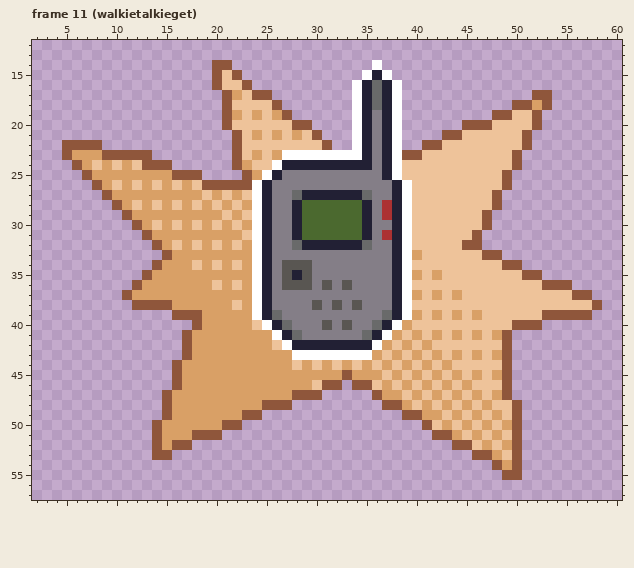
Two states of a pixel-art file, Assets/Assets/Items/itemget.aseprite. Above: the version before the commit.
64x64 pixels, 12 frames. Shown: frame 11 (walkietalkieget): x 2..60, y 12..57. The commit also changed other frames, which this record leaves out.
After the commit:
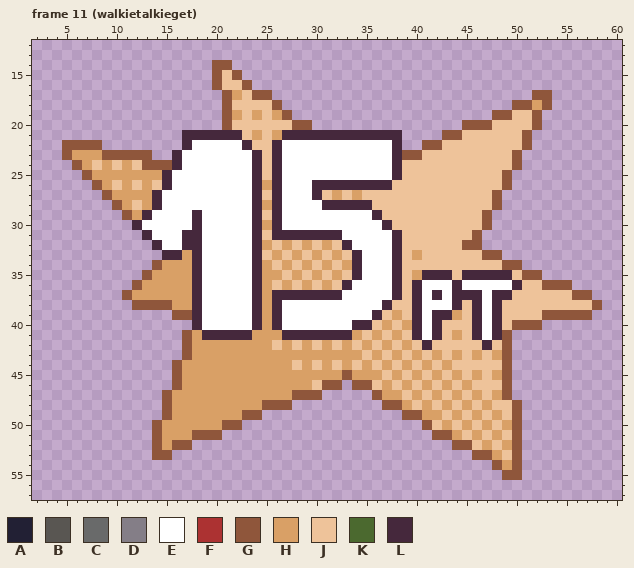
Palette (. is transparent): A #222034  B #595652  C #696a6a  D #847e87  E #ffffff  F #ac3232  G #8f563b  H #d9a066  J #eec39a  K #4b692f  L #45283c
The exact change:
--- frame 11 (walkietalkieget), layer "Layer 2"
@@ x 2..60 @@
 13 ...........................................................
-14 ..................GG..............E........................
-15 ..................GJG............EAE.......................
-16 ..................GJJG..........EACAE......................
-17 ...................GHJGG........EACAE.............GG.......
-18 ...................GJJJJG.......EACAE...........GGHG.......
-19 ...................GHJHJHG......EADAE.........GGJJG........
-20 ...................GJJJJJJGG....EADAE......GGGJJJJG........
-21 ....................GJHJHJHJG...EADAE....GGJJJJJJG.........
-22 ...GGGG.............GJJJJJJJJG..EADAE..GGJJJJJJJJG.........
-23 ...GHHHGGGGG........GJHJHEEEEEEEEADAEGGJJJJJJJJJG..........
-24 ....GHJHJHJGGG......GHJJEAAAAAAAAADAEJJJJJJJJJJJG..........
-25 .....GHHHHHHHHGGG....GHEADDDDDDDDDDAEJJJJJJJJJJG...........
-26 ......GHJHJHJHJHJGGGGGEADDDDDDDDDDDDAEJJJJJJJJJG...........
-27 .......GHHHHHHHHHJHJHJEADDCAAAAAACDDAEJJJJJJJJG............
-28 ........GHJHJHJHJHJHJHEADDAKKKKKKADFAEJJJJJJJJG............
-29 .........GHHHHHHHHHJHJEADDAKKKKKKADFAEJJJJJJJG.............
-30 ..........GHJHJHJHJHJHEADDAKKKKKKADDAEJJJJJJJG.............
-31 ...........GHHHHHHHHHJEADDAKKKKKKADFAEJJJJJJG..............
-32 ............GHJHJHJHJHEADDCAAAAAACDDAEJJJJJGG..............
-33 .............GHHHHHHHHEADDDDDDDDDDDDAEHJJJJJJGG............
-34 ............GHHHJHJHJHEADBBBDDDDDDDDAEJJJJJJJJJGG..........
-35 ...........GHHHHHHHHHHEADBABDDDDDDDDAEHJHJJJJJJJJGG........
-36 ..........GHHHHHHHJHJHEADBBBDBDBDDDDAEJJJJJJJJJJJJJGGG.....
-37 .........GHHHHHHHHHHHHEADDDDDDDDDDDDAEHJHJHJJJJJJJJJJJGG...
-38 ..........GGGGHHHHHHJHEADDDDBDBDBDDDAEJJJJJJJJJJJJJJJJJJG..
-39 ..............GGGHHHHHEACDDDDDDDDDDCAEHJHJHJHJJJJJJGGGGG...
-40 ................GHHHHHJEACDDDBDBDDCAEHJJJJJJJJJJGGG........
-41 ...............GHHHHHHHHEACDDDDDDCAEHJHJHJHJHJHG...........
-42 ...............GHHHHHHHHJEAAAAAAAAEHJHJHJJJJJJJG...........
-43 ...............GHHHHHHHHHHEEEEEEEEHJHJHJHJHJHJHG...........
+14 ..................GG.......................................
+15 ..................GJG......................................
+16 ..................GJJG.....................................
+17 ...................GHJGG..........................GG.......
+18 ...................GJJJJG.......................GGHG.......
+19 ...................GHJHJHG....................GGJJG........
+20 ...................GJJJJJJGG...............GGGJJJJG........
+21 ...............LLLLLLJHJHLLLLLLLLLLLL....GGJJJJJJG.........
+22 ...GGGG........LEEEEELJJLEEEEEEEEEEEL..GGJJJJJJJJG.........
+23 ...GHHHGGGGG..LEEEEEEELJLEEEEEEEEEEELGGJJJJJJJJJG..........
+24 ....GHJHJHJGGGLEEEEEEELJLEEEEEEEEEEELJJJJJJJJJJJG..........
+25 .....GHHHHHHHLEEEEEEEELJLEEEEEEEEEEELJJJJJJJJJJG...........
+26 ......GHJHJHJLEEEEEEEELHLEEELLLLLLLLJJJJJJJJJJJG...........
+27 .......GHHHHLEEEEEEEEELJLEEELJHJHJJJJJJJJJJJJJG............
+28 ........GHJHLEEEEEEEEELHLEEEELLLLLJJJJJJJJJJJJG............
+29 .........GHLEEEELEEEEELJLEEEEEEEEELJJJJJJJJJJG.............
+30 ..........LEEEEELEEEEELHLEEEEEEEEEELJJJJJJJJJG.............
+31 ...........LEEELLEEEEELJLLLLLLLEEEEELJJJJJJJG..............
+32 ............LEELLEEEEELHJHJHJHJLEEEELJJJJJJGG..............
+33 .............LLHLEEEEELJHJHJHJHJLEEELJHJJJJJJGG............
+34 ............GHHHLEEEEELHJHJHJHJHLEEELJJJJJJJJJJGG..........
+35 ...........GHHHHLEEEEELHHJHJHJHJLEEELJHLLLJLLLLLJGG........
+36 ..........GHHHHHLEEEEELHJHJHJHJLEEEELJLEEELEEEEELJJGGG.....
+37 .........GHHHHHHLEEEEELHLLLLLLLEEEEELJLELELLLELLJJJJJJGG...
+38 ..........GGGGHHLEEEEELHLEEEEEEEEEELJJLEEELJLELJJJJJJJJJG..
+39 ..............GGLEEEEELHLEEEEEEEEELJHJLELLHJLELJJJJGGGGG...
+40 ................LEEEEELHLEEEEEEELLJHJHLELJJJLELJGGG........
+41 ...............GHLLLLLHHHLLLLLLLHJHJHJLELJHJLELG...........
+42 ...............GHHHHHHHHJHJHJHJHJHJHJHJLJJJJJLJG...........
+43 ...............GHHHHHHHHHHHHHHHHHJHJHJHJHJHJHJHG...........
 44 ..............GHHHHHHHHHHHJHJHJHJHJHJHJHJHJJJJJG...........
